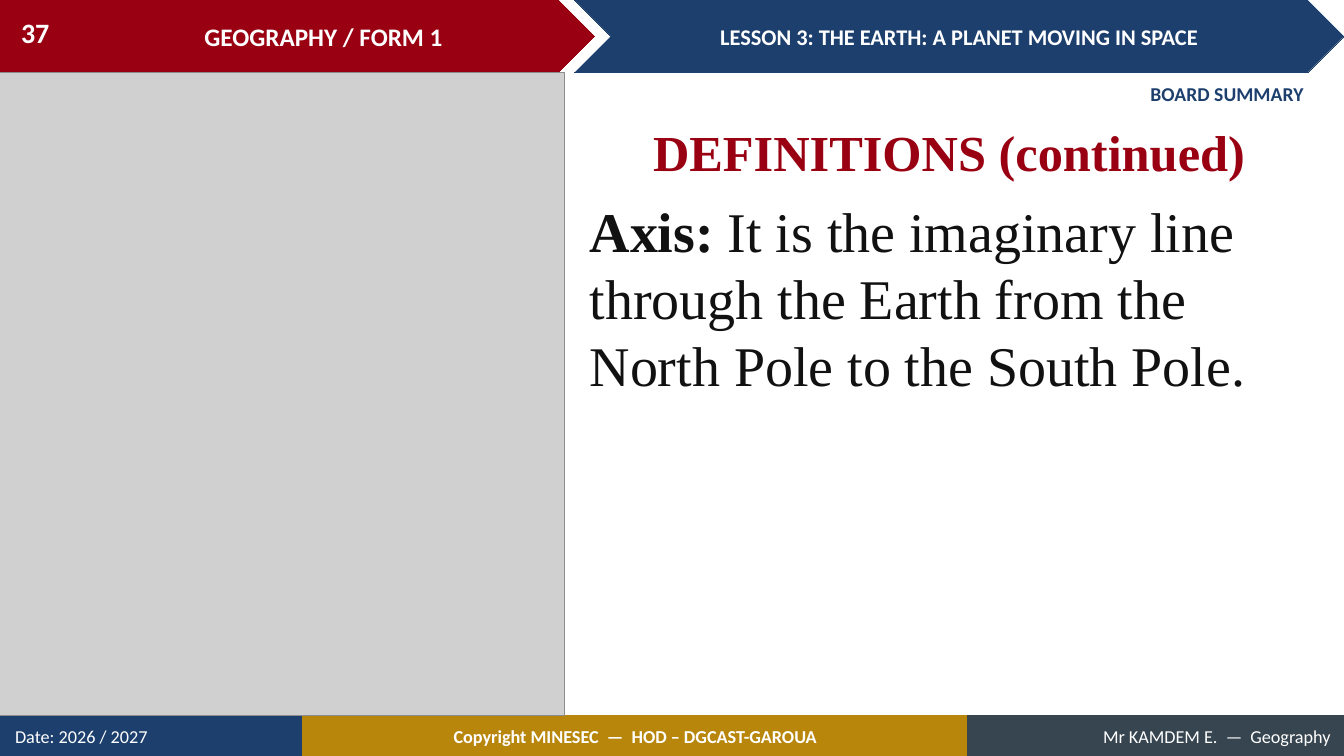
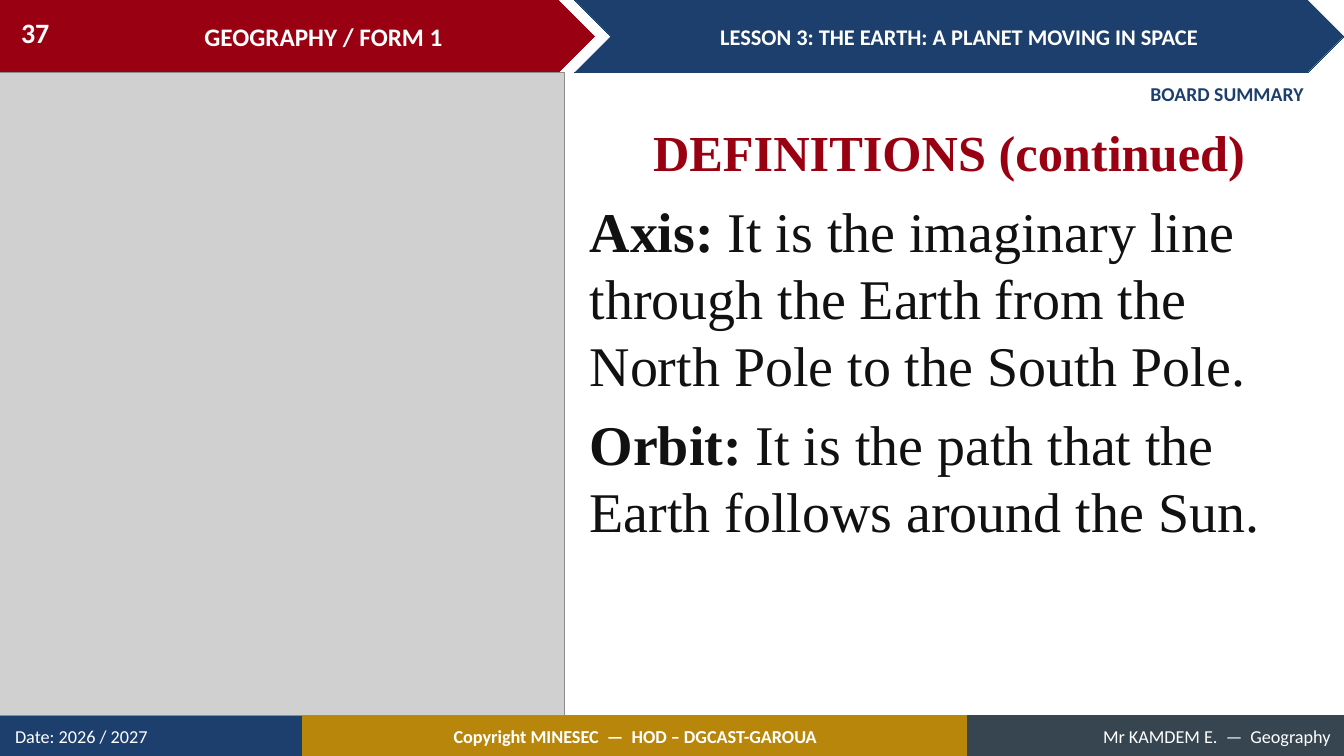
Before and after one commit to Berthautk/linea-github, a slide deck: slide 37 of lecons/F1/05_F1_M1_L03_The_Earth_A_Planet_Moving_in_Space.pptx. Drawn at 1344x756 pixels with LibreOffice and Linux fonts; fonts in the diff are those of the drawing; grey boxes stand for pictures. Boxes give left, top, right and bottom in pixels: in the first picture for what was removed or moved away, otherwise in the second. Text is boxed around its words. In the diff, an @@ line names an element or a change of style, - is before the commit and + after.

```diff
--- a/lecons/F1/05_F1_M1_L03_The_Earth_A_Planet_Moving_in_Space.pptx
+++ b/lecons/F1/05_F1_M1_L03_The_Earth_A_Planet_Moving_in_Space.pptx
@@ text at (590,426,1259,533): paragraph added @@
+Orbit: It is the path that the Earth follows around the Sun.
```
Also in this commit, not shown: 8 other slides changed, 3 slides added, 1 slide removed, 1 other file.
